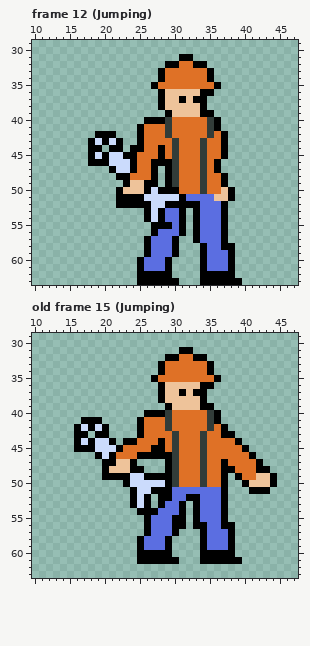
Two states of a pixel-art file, Assets/Animations/hero.ase. Above: the version before the commit.
64x64 pixels, 15 frames. Shown: frame 12 (Jumping): x 10..47, y 29..63; old frame 15 (Jumping): x 10..47, y 29..63. The commit also changed other frames, which this record leaves out.
Once edited:
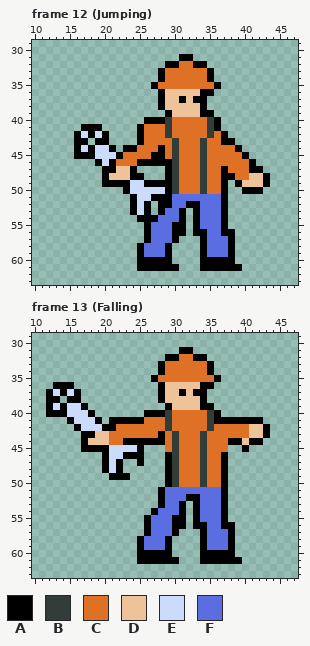
Palette (. is transparent): A #000000  B #323c39  C #df7126  D #eec39a  E #cbdbfc  F #5b6ee1
A new or re-ordered frame is compared with the old frame closest to it.
Difference:
frames re-ordered
Changed rows in their new state; - is an unchanged pixel.
Frame 12 (Jumping), layers "hand", "wrench", "hero":
first column x 16:
41 -AAA------------------------
42 AEAE-.----------------------
43 AA.A-..---------------A-----
44 AE-EE-.A-C-----------CCA----
45 AA--E-ACC--A---------CCCA---
46 --.-EACCCAA---------CCCCCA--
47 ----A-DD-...--------CACCCAA-
48 ----ADDDAA..----------ACCDDA
49 ----AAA-EE--A----------ADDDA
50 ------.AEEE-E-B------A.-AAA-
51 ------..-E-AAAFF----FA.-----
52 ------..-E-.A-FF------------
53 --------AE-.----------------
54 ---------A-AF---------------
55 ----------AFFFA-------------
56 ----------AF--A---A---A-----
57 -----------------.A--FA-----
58 ---------AF--A.------F------
59 ---------AF--A.-------------
60 ----------AAA------AAA------
61 ----------AAA-A----AAA-A----
62 ---------.....----.....-----
63 ---------......---......----
Frame 13 (Falling) against old frame 15 (Jumping), layers "hand", "wrench", "hero":
first column x 12:
36 -AAA-----------------------------
37 AEAEA----------------------------
38 AA-AA----------------------------
39 AEAEEA---------------------------
40 AAAEEEA--------------------------
41 ---AEEE--AAAA------------AAAAAA--
42 ------E--ACCCC-----------CCCCDDA-
43 ----.-ADDCCCCC--A--------CCCCDDA-
44 ----.ADDDCC--AAA----------A-DAA--
45 ----.--AA-EEEA...---------..-----
46 -------.AEEAA-...--------A....---
47 ---------EA..A------------.....--
48 ---------EA...------------......-
49 --------.---.....----------......
50 -----------......-----------.....
51 ------------....-F-----------...-
52 ------------...--F---------------
53 ------------...------------------
54 -------------..------------------
